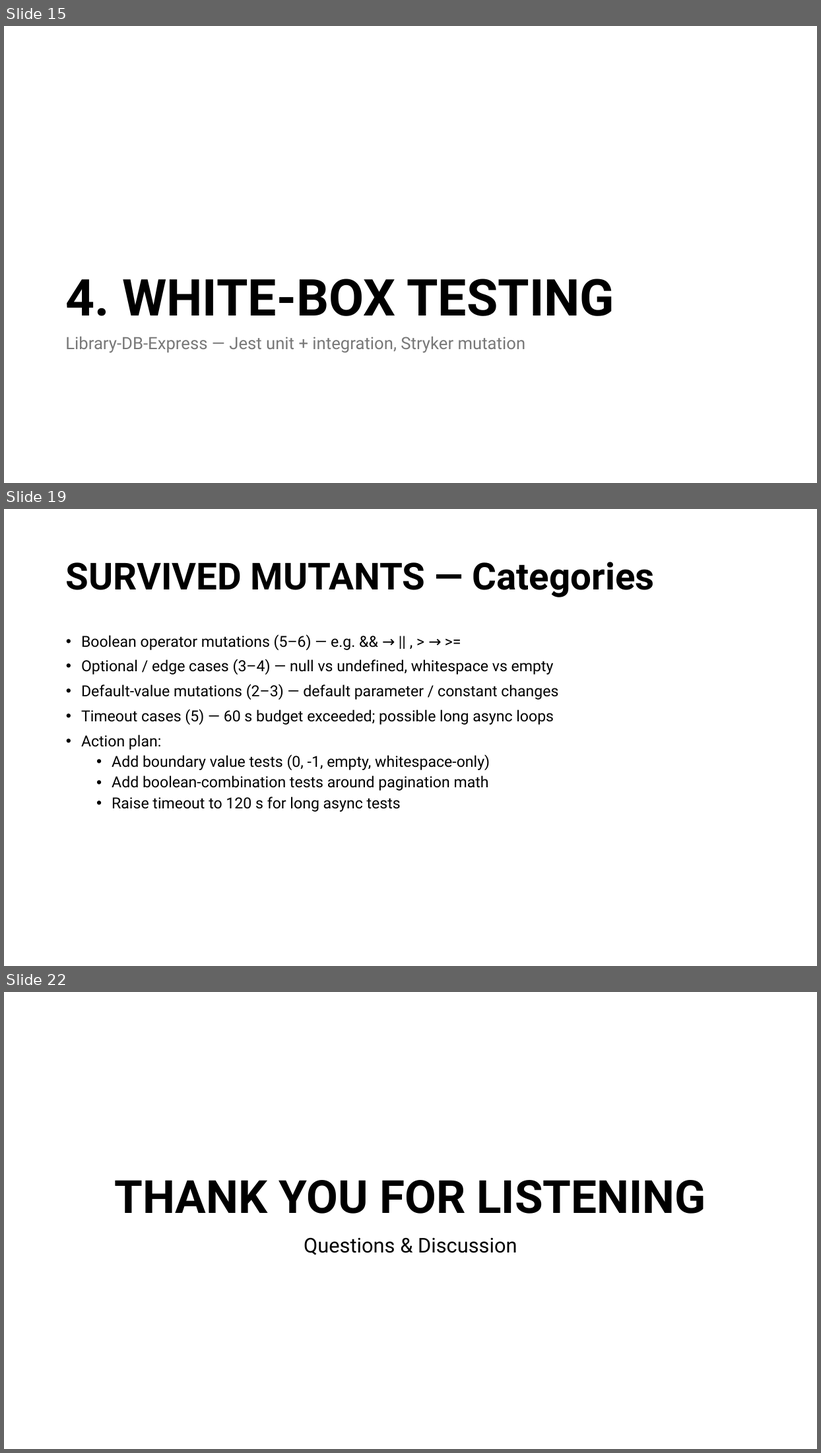
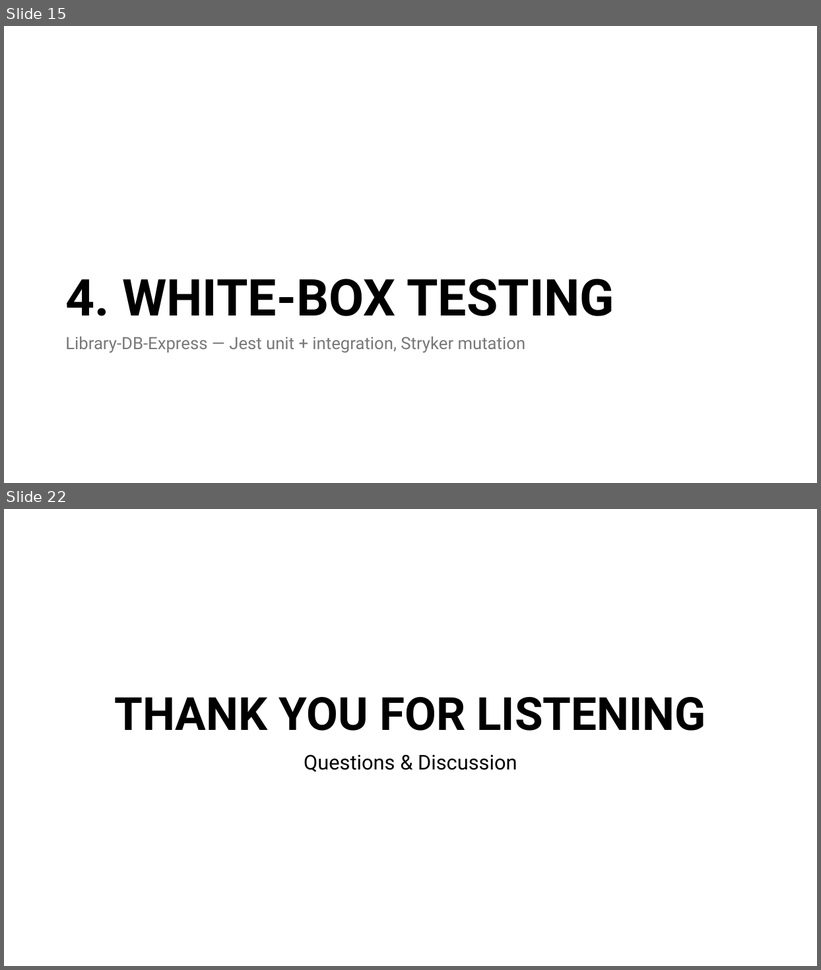
Before and after one commit to SE2226-YU-Spring/TestingProject, a slide deck: docs/Presentation.pptx. Shown one above the other, each under a label of ours: slides 15, 19 and 22 before the commit, slides 15 and 22 after it; the slides between them are not shown. The pictures are 821x1453 and 821x970 pixels, drawn with LibreOffice and Linux fonts; fonts in the diff are those of the drawing. Boxes give left, top, right and bottom in pixels: in the first picture for what was removed or moved away, otherwise in the second. Text is boxed around its words. In the diff, an @@ line names an element or a change of style, - is before the commit and + after.

```diff
--- a/docs/Presentation.pptx
+++ b/docs/Presentation.pptx
@@ slide 19 removed at box(4, 509, 817, 966), background #FFFFFF @@
@@ title removed at box(66, 562, 655, 597) @@
-SURVIVED MUTANTS — Categories
@@ text removed at box(81, 634, 558, 812) @@
-• Boolean operator mutations (5–6) — e.g. && → || , > → >=
-• Optional / edge cases (3–4) — null vs undefined, whitespace vs empty
-• Default-value mutations (2–3) — default parameter / constant changes
-• Timeout cases (5) — 60 s budget exceeded; possible long async loops
-• Action plan:
-  • Add boundary value tests (0, -1, empty, whitespace-only)
-  • Add boolean-combination tests around pagination math
-  • Raise timeout to 120 s for long async tests
```
Also in this commit, not shown: 10 slides changed, 1 slide added, 21 other files.
